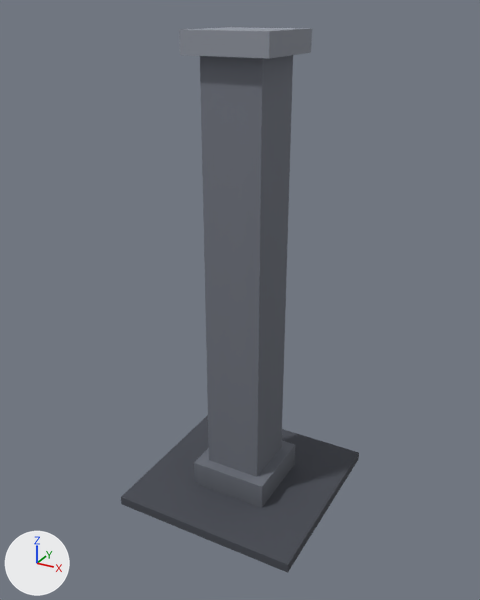
Two versions of the glTF model data/model/wall_metal.glb, one commit apart.
Rendered twice from a 50 mm camera at (1.46, -2.72, 2.48) aimed at (-0.02, -0.04, 1.14). Lighting does not change. The marker at lower left points along +X, +Y and +Z. The first picture is the older version. Vertices at exactly the same position are counted once.
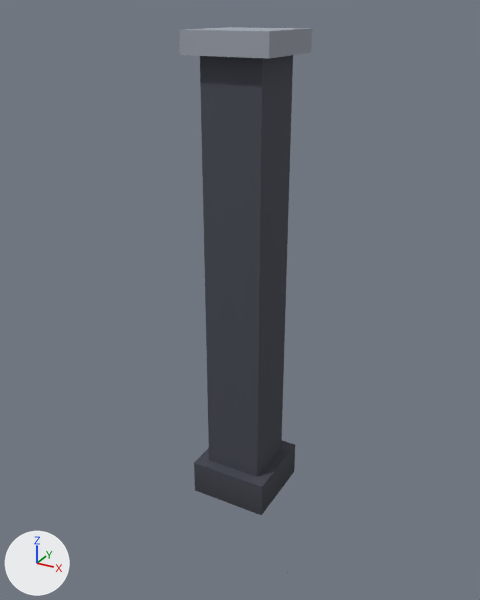
The change, as a diff of the scene's bpy script:
```diff
--- a/data/model/wall_metal.glb.py
+++ b/data/model/wall_metal.glb.py
@@ me_mesh_0 @@
 # used by ob_mesh_0; location = (0.0, 0.0, 0.0)
 # verts and faces of me_mesh_0; kept vertices keep their numbers, new ones are numbered from 32
 # before: 8 (0.21, -0.21, 0.05) at pixel (261, 508), 9 (-0.21, -0.21, 0.05) at pixel (194, 483), 10 (-0.21, 0.21, 0.05), 11 (0.21, 0.21, 0.05) at pixel (294, 464)
-me_mesh_0.from_pydata(...)  # 32 vertices, 48 faces; spans x -0.5..0.5, y -0.5..0.5, z 0.0..2.4
+me_mesh_0.from_pydata(...)  # 56 vertices, 84 faces; spans x -0.5..0.5, y -0.5..0.5, z 0.0..2.4
+# me_mesh_0 part 1
+# 4 vertices are removed from x -0.5..0.5, y -0.5..0.5, z 0.05
+# 12 faces are deleted
+# 28 vertices are added at x -0.5..0.5, y -0.5..0.5, z 0.0
+# 48 new faces join them
+# me_mesh_0 part 2
+for i in [*range(8, 12)]: verts[i] += (0.0, 0.0, -0.05)
+# me_mesh_0 part 3: 36 kept faces spanning x -0.21..0.21, y -0.21..0.21, z 0.0..2.4 get new texture (UV) coordinates
 me_mesh_0.materials.append(mat_material_0)
```

What differs and where, as boxes [x1, y1, x2, y2] in the pictures (480 x 600 px; the box of a moved part takes in the faces that stretch with it):
'Mesh_0', reshaped: before [121, 27, 359, 573]; after [179, 27, 312, 573]
part 1 of me_mesh_0, cut back: before [121, 415, 359, 573]
part 2 of me_mesh_0, moved or reshaped: before [194, 446, 295, 508]; after [194, 446, 295, 515]
part 3 of me_mesh_0, surface changed (darker): before [180, 27, 295, 508]; after [180, 27, 295, 515]
